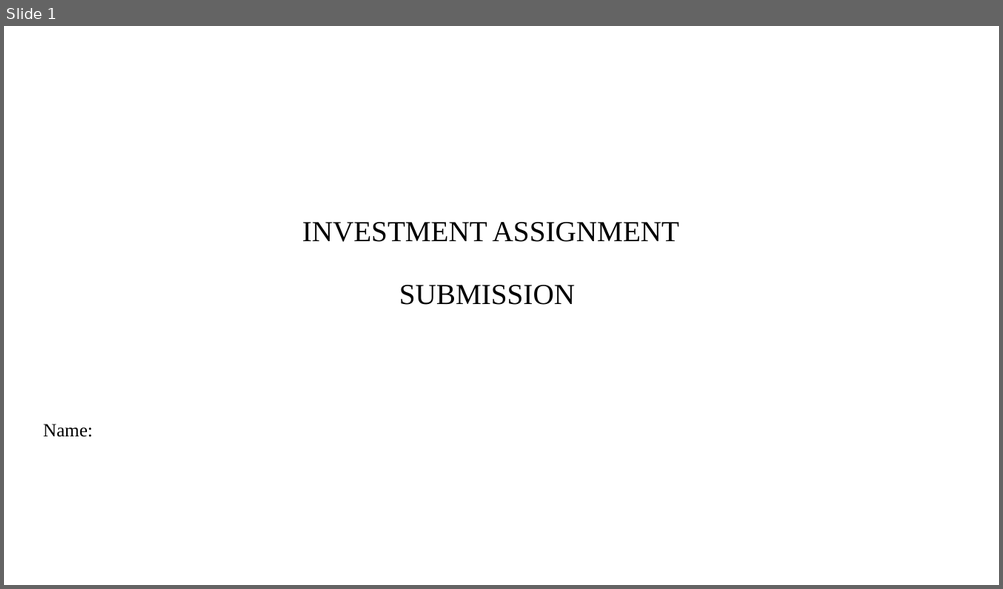
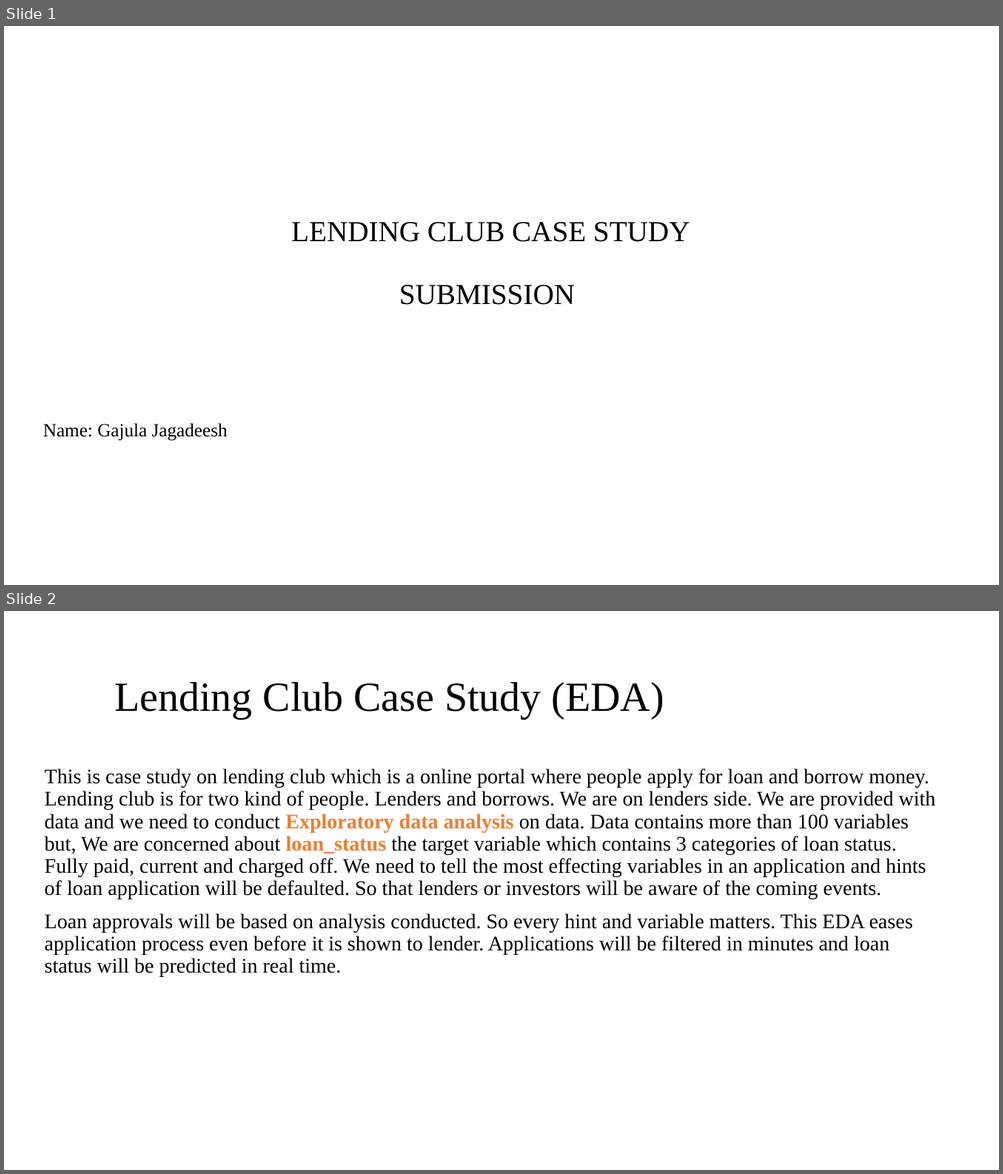
Before and after one commit to jagadeesh-gajula/Lending-club-case-study, a slide deck: INVEST.pptx. Shown one above the other, each under a label of ours: slide 1 before the commit, slides 1 and 2 after it. The pictures are 1003x589 and 1003x1174 pixels, drawn with LibreOffice and Linux fonts; fonts in the diff are those of the drawing; background and template pictures are left out. Boxes give left, top, right and bottom in pixels: in the first picture for what was removed or moved away, otherwise in the second. Text is boxed around its words. In the diff, an @@ line names an element or a change of style, - is before the commit and + after.

Commit message:
before submission2

```diff
--- a/INVEST.pptx
+++ b/INVEST.pptx
@@ slide 2 added at box(4, 611, 999, 1170), background #FFFFFF @@
@@ title added at box(114, 682, 664, 719), 40 pt, text #000000 @@
+Lending Club Case Study (EDA)
@@ text added at box(45, 769, 936, 977), 20 pt, text #000000 @@
+This is case study on lending club which is a online portal where people apply for loan and borrow money. Lending club is for two kind of people. Lenders and borrows. We are on lenders side. We are provided with data and we need to conduct Exploratory data analysis on data. Data contains more than 100 variables but, We are concerned about loan_status the target variable which contains 3 categories of loan status. Fully paid, current and charged off. We need to tell the most effecting variables in an application and hints of loan application will be defaulted. So that lenders or investors will be aware of the coming events.
+Loan approvals will be based on analysis conducted. So every hint and variable matters. This EDA eases application process even before it is shown to lender. Applications will be filtered in minutes and loan status will be predicted in real time.
@@ slide 1 changed as well @@
@@ title at box(291, 222, 690, 305): text changed @@
-INVESTMENT ASSIGNMENT
-SUBMISSION
+LENDING CLUB CASE STUDY
+SUBMISSION
@@ subtitle at box(43, 423, 227, 441): text changed @@
-Name:
+Name: Gajula Jagadeesh
```
Also in this commit, not shown: 13 other slides added, 9 slides removed, 1 other file.
